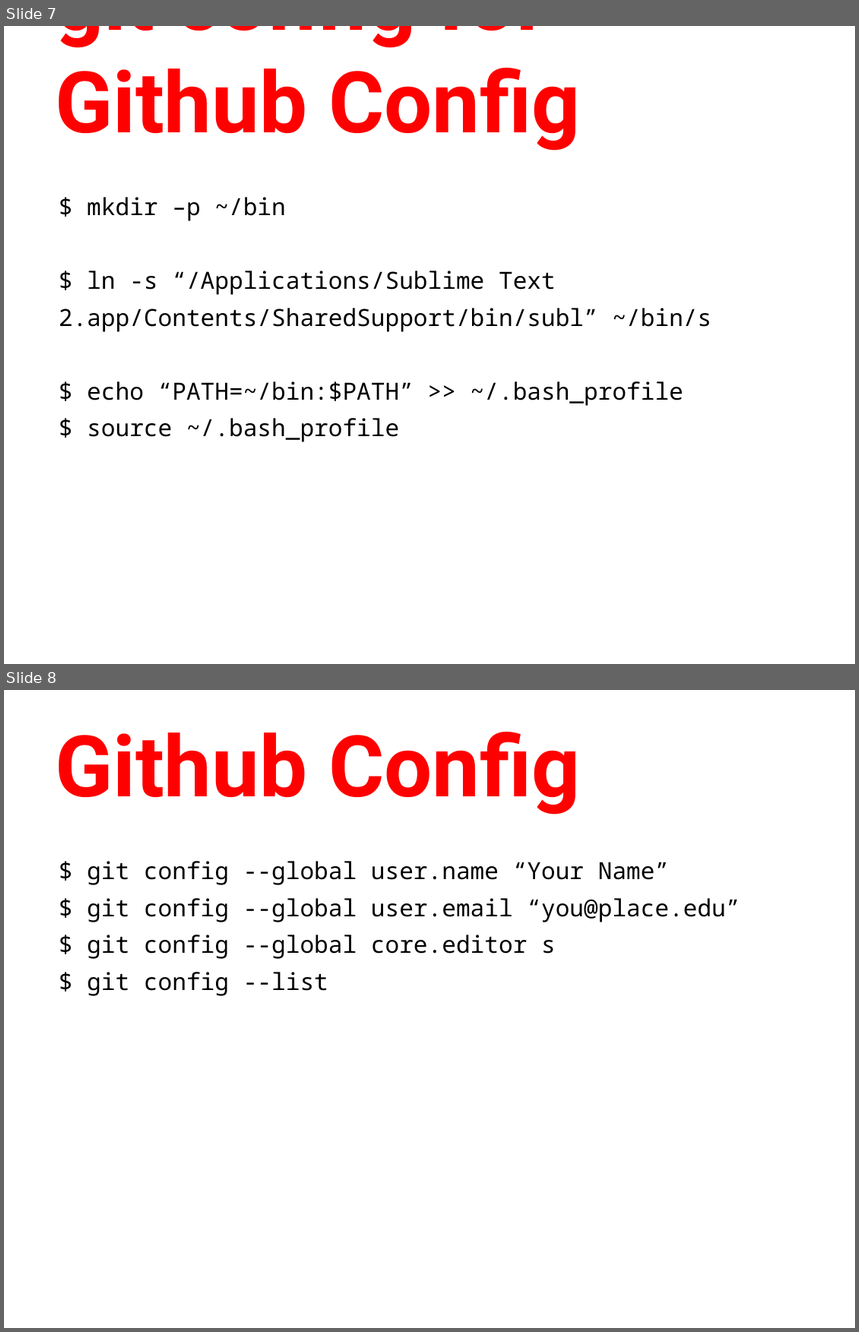
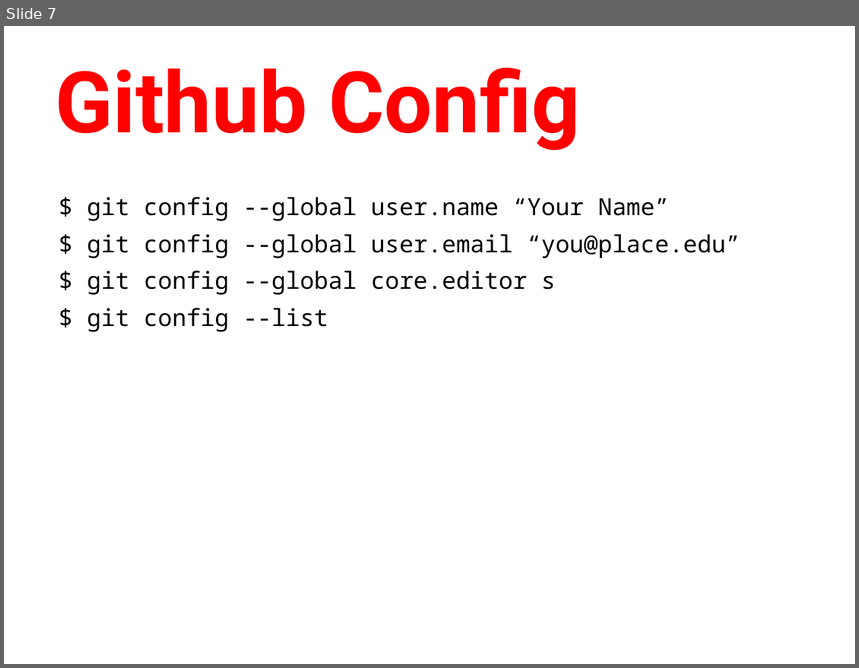
Before and after one commit to humanitiesprogramming/slides, a slide deck: day1-review.pptx. Shown one above the other, each under a label of ours: slides 7 and 8 before the commit, slide 7 after it. The pictures are 859x1332 and 859x668 pixels, drawn with LibreOffice and Linux fonts; fonts in the diff are those of the drawing. Boxes give left, top, right and bottom in pixels: in the first picture for what was removed or moved away, otherwise in the second. Text is boxed around its words. In the diff, an @@ line names an element or a change of style, - is before the commit and + after.

```diff
--- a/day1-review.pptx
+++ b/day1-review.pptx
@@ slide 7 removed at (x1=4, y1=26, x2=855, y2=664), background #FFFFFF @@
@@ title removed at (x1=55, y1=26, x2=580, y2=151) @@
-git config for Github Config
@@ text removed at (x1=59, y1=197, x2=712, y2=442) @@
-$ mkdir –p ~/bin
-$ ln -s “/Applications/Sublime Text 2.app/Contents/SharedSupport/bin/subl” ~/bin/s
-$ echo “PATH=~/bin:$PATH” >> ~/.bash_profile
-$ source ~/.bash_profile
@@ what was slide 8 is now slide 7 @@
```
Also in this commit, not shown: 5 other files.
